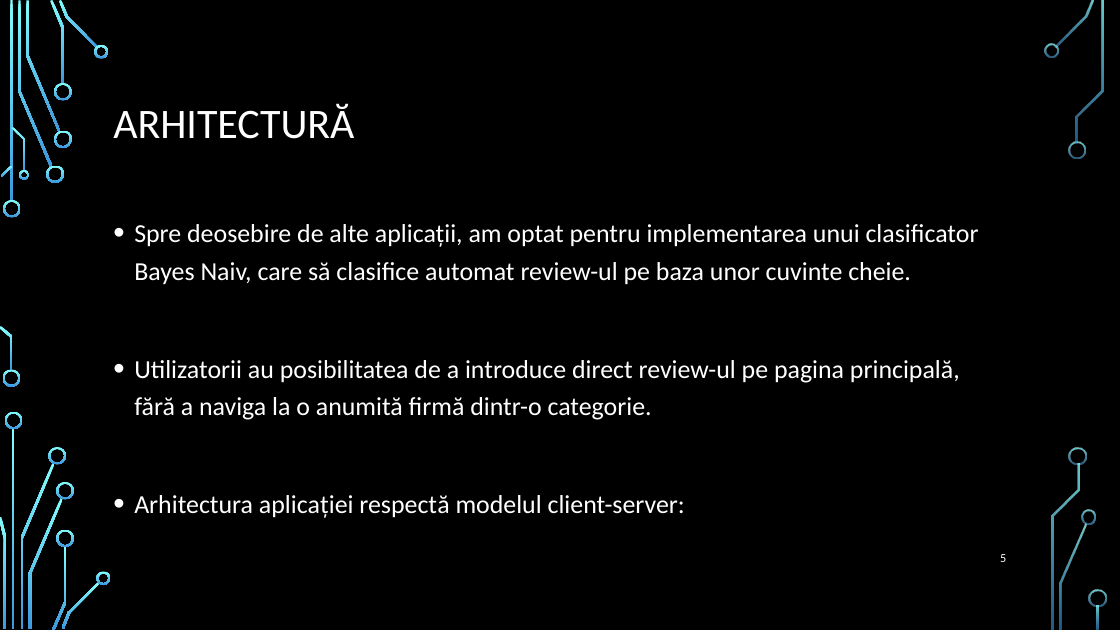
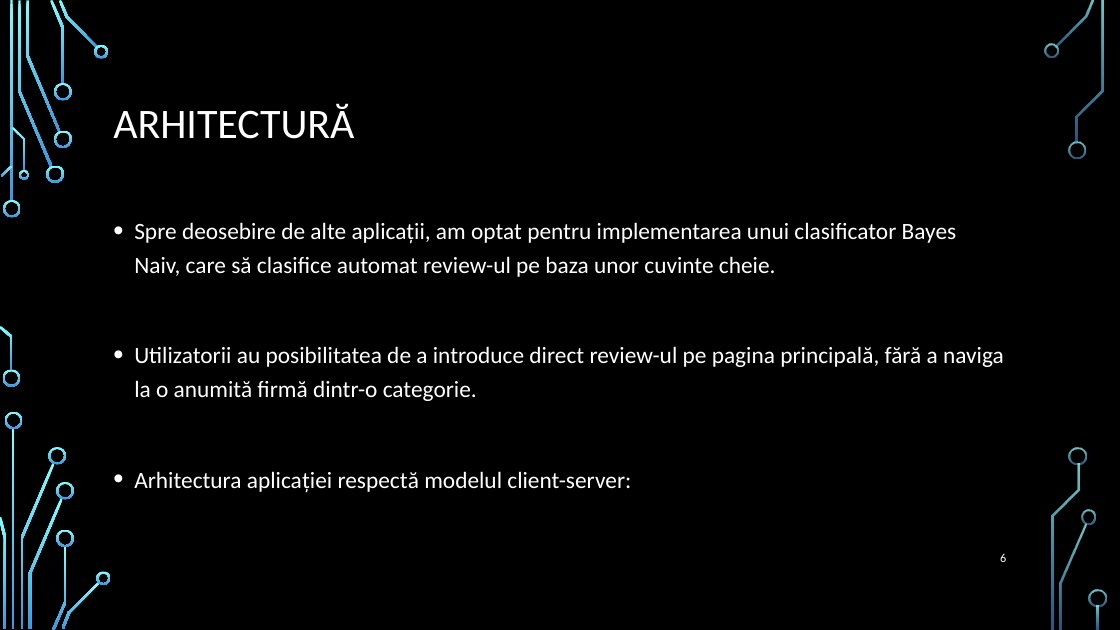
Before and after one commit to ddorian12/Licenta2018BazganDorian, a slide deck: slide 6 of ReviewFactsBest.pptx (slide 5 before the commit). Drawn at 1120x630 pixels with LibreOffice and Linux fonts; fonts in the diff are those of the drawing; background and template pictures are left out. Boxes give left, top, right and bottom in pixels: in the first picture for what was removed or moved away, otherwise in the second. Text is boxed around its words. In the diff, an @@ line names an element or a change of style, - is before the commit and + after.

```diff
--- a/ReviewFactsBest.pptx
+++ b/ReviewFactsBest.pptx
@@ text "Spre deosebire de alte aplicații, ..." at bbox=[134, 222, 1004, 493]: size 22.2 to 20 pt @@
```
Also in this commit, not shown: 5 other slides changed, 1 slide added.
